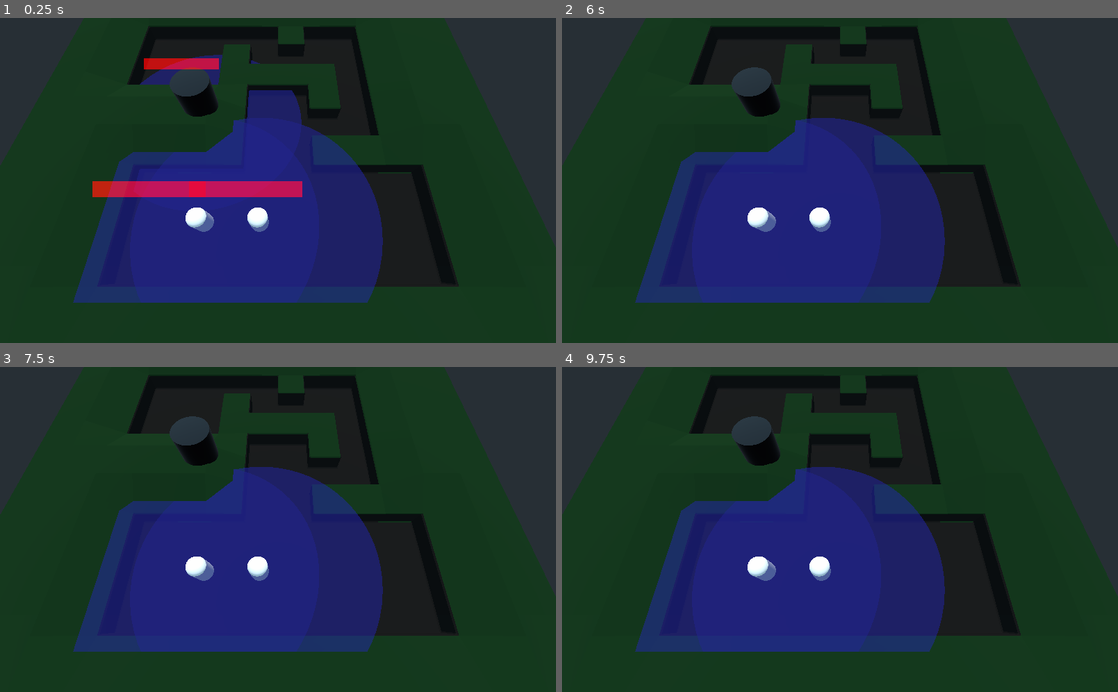
Above: before the commit, frames 1-4 (two rows, left to right).
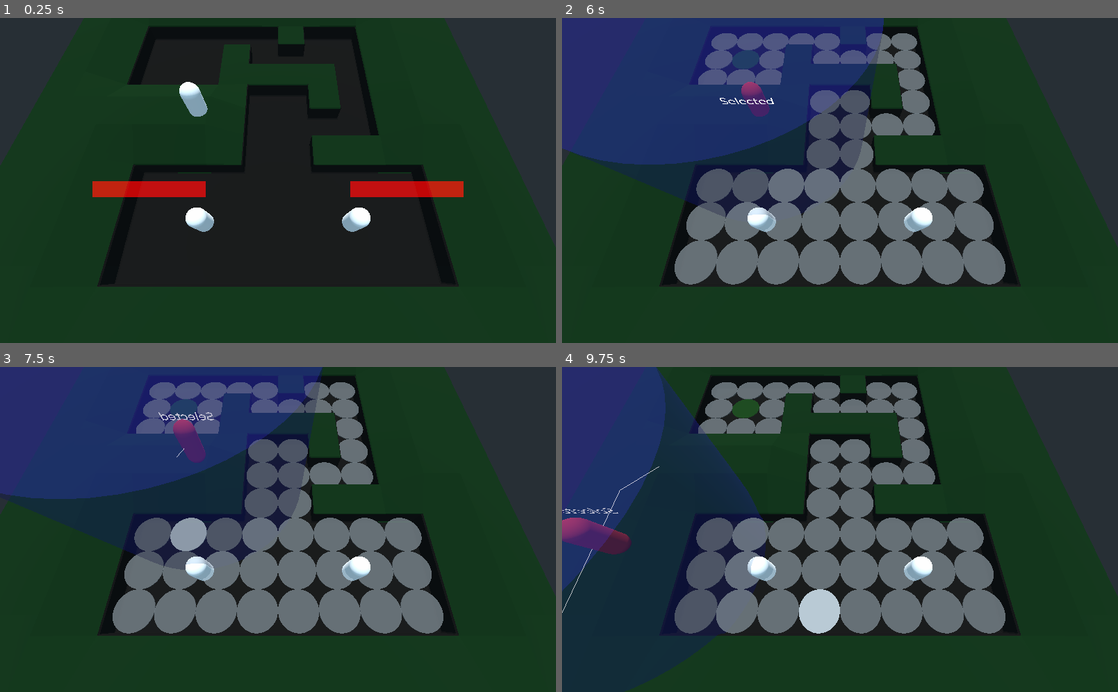
Above: after the commit, the same moments.

Repository: rubenMiller/rwu-spieleentwicklung-project
Game: Godot game, scene res://levels/pathfinding.tscn
The game is run twice, just before and just after one commit, with the same random seed, the same clock (stepped at 60 frames per second) and the same inputs.
Inputs (mouse positions are in pixels of both pictures, inside the frame that each line leads up to):
- Up to frame 1 (0.25 s): no input
- Up to frame 2 (6 s): tap Enter (ui_accept) at 0.5, 0.77, 1.52, 2.75, 3.02, 3.5, 3.77, 4.25, 4.52, 5, 5.75 s; move the mouse to (962, 164) at 0.52 s; press the mouse at (962, 164) at 0.53 s; move the mouse to (728, 196) at 1.27 s; release the mouse at (728, 196) at 1.28 s; click (728, 196) at 1.35 s; move the mouse to (895, 109) at 2.02 s; press the mouse at (895, 109) at 2.03 s; move the mouse to (812, 245) at 2.77 s; release the mouse at (812, 245) at 2.78 s; click (812, 245) at 2.85 s; move the mouse to (1006, 229) at 3.52 s; press the mouse at (1006, 229) at 3.53 s; move the mouse to (673, 131) at 4.27 s; release the mouse at (673, 131) at 4.28 s; click (673, 131) at 4.35 s; move the mouse to (867, 180) at 5.02 s; press the mouse at (867, 180) at 5.03 s; move the mouse to (756, 99) at 5.77 s; release the mouse at (756, 99) at 5.78 s; click (756, 99) at 5.85 s
- Up to frame 3 (7.5 s): tap Enter (ui_accept) at 6.02, 6.77 s; move the mouse to (400, 513) at 6.52 s; press the mouse at (400, 513) at 6.53 s; move the mouse to (166, 545) at 7.27 s; release the mouse at (166, 545) at 7.28 s; click (166, 545) at 7.35 s
- Up to frame 4 (9.75 s): tap Enter (ui_accept) at 7.52, 9.02 s; move the mouse to (895, 458) at 8.02 s; press the mouse at (895, 458) at 8.03 s; move the mouse to (812, 594) at 8.77 s; release the mouse at (812, 594) at 8.78 s; click (812, 594) at 8.85 s; move the mouse to (1006, 578) at 9.52 s; press the mouse at (1006, 578) at 9.53 s

The runs differ from the first frame. In frame 1, 28% of the frame differs, in the area x 13-84%, y 11-88%; in frame 2, 52%; in frame 3, 52%; in frame 4, 54%, in the area x 0-80%, y 0-100%.

Commit message:
tried solving towers

Diff:
--- a/godot-files/Components/AttackComponent.tscn
+++ b/godot-files/Components/AttackComponent.tscn
@@ -17,8 +17,8 @@
 [sub_resource type="CylinderMesh" id=10]
 material = SubResource( 9 )
 top_radius = 12.0
-bottom_radius = 5.0
-height = 0.001
+bottom_radius = 12.0
+height = 14.68
 
 [sub_resource type="CylinderShape" id=11]
 height = 0.001
@@ -39,6 +39,7 @@
 texture = SubResource( 16 )
 
 [node name="radius" type="Area" parent="."]
+visible = false
 collision_layer = 2
 collision_mask = 2
 input_ray_pickable = false
--- a/godot-files/Entities/Troop.gd
+++ b/godot-files/Entities/Troop.gd
@@ -6,6 +6,9 @@
 export var MAX_SPEED := 10.0
 export var show_path = true
 export (NodePath) var im
+
+export (NodePath) var attack_component_path
+onready var attack_component = get_node(attack_component_path)
 
 var m = SpatialMaterial.new()
 var map
@@ -69,6 +72,7 @@
 func _on_SelectionArea_selection_toggled(selection):
 	isSelected = selection
 	display_selected_unit()
+	attack_component.change_radius_visibility()
 	im.clear()
 
 func display_selected_unit():
--- a/godot-files/Entities/Troop.tscn
+++ b/godot-files/Entities/Troop.tscn
@@ -29,6 +29,7 @@
 script = ExtResource( 1 )
 idleMaterial = ExtResource( 3 )
 selectedMaterial = ExtResource( 4 )
+attack_component_path = NodePath("AttackComponent")
 
 [node name="HealtComponent" parent="." instance=ExtResource( 6 )]
 health = 3
--- a/godot-files/levels/pathfinding.tscn
+++ b/godot-files/levels/pathfinding.tscn
@@ -28,6 +28,7 @@
 
 [node name="KinematicBody" parent="." instance=ExtResource( 9 )]
 transform = Transform( 1, 0, 0, 0, 1, 0, 0, 0, 1, 9, 5, -1 )
+visible = false
 
 [node name="Troops" type="Spatial" parent="."]
 
@@ -36,12 +37,11 @@
 im = NodePath("../../Draw")
 
 [node name="Troop3" parent="Troops" instance=ExtResource( 1 )]
-transform = Transform( -1, 0, -8.74228e-08, 0, 1, 0, 8.74228e-08, 0, -1, 2, 3, -14 )
+transform = Transform( -1, 0, -8.74228e-08, 0, 1, 0, 8.74228e-08, 0, -1, 9, 7, -2 )
 im = NodePath("../../Draw")
 
 [node name="Troop2" parent="Troops" instance=ExtResource( 1 )]
 transform = Transform( -1, 0, -8.74228e-08, 0, 1, 0, 8.74228e-08, 0, -1, -8, 3, -14 )
-visible = false
 im = NodePath("../../Draw")
 
 [node name="tile_container" parent="." instance=ExtResource( 3 )]
